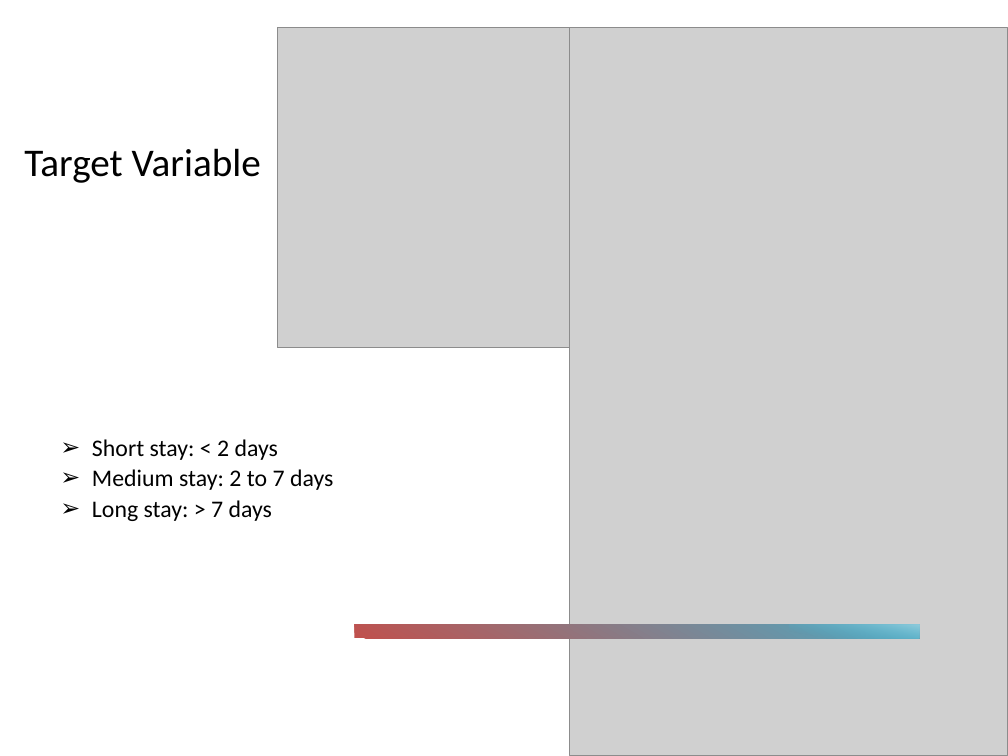
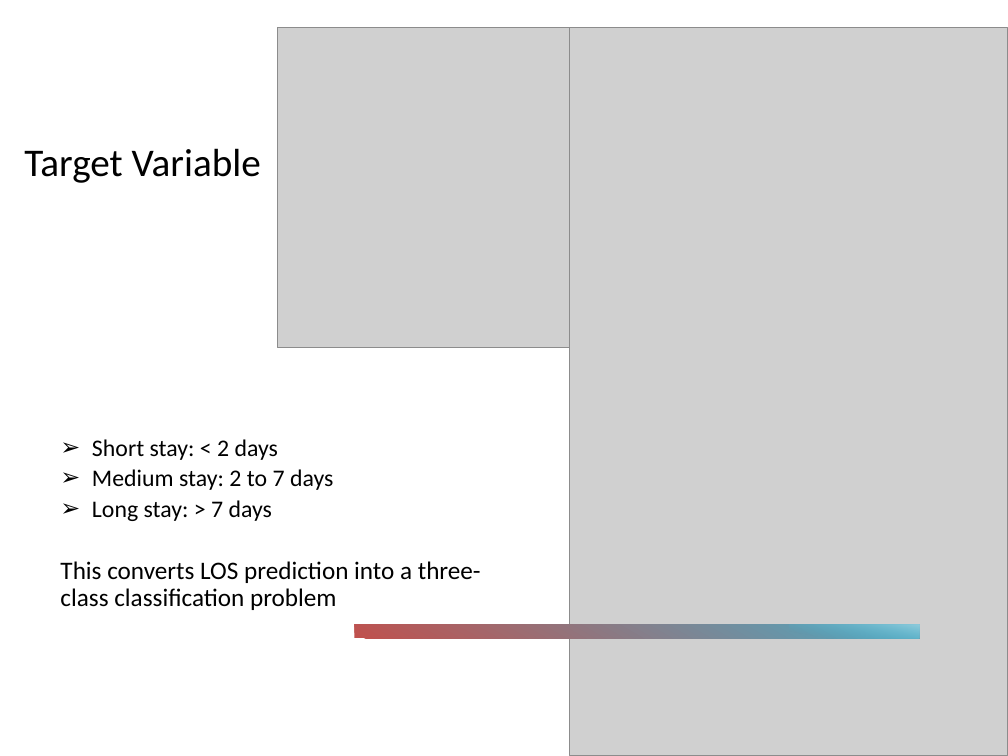
Before and after one commit to abhishekraman2001/AI-Health, a slide deck: slide 9 of akr3222-SelfLearningTuotorial.pptx (slide 8 before the commit). Drawn at 1008x756 pixels with LibreOffice and Linux fonts; fonts in the diff are those of the drawing; grey boxes stand for pictures. Boxes give left, top, right and bottom in pixels: in the first picture for what was removed or moved away, otherwise in the second. Text is boxed around its words. In the diff, an @@ line names an element or a change of style, - is before the commit and + after.

```diff
--- a/akr3222-SelfLearningTuotorial.pptx
+++ b/akr3222-SelfLearningTuotorial.pptx
@@ text at bbox=[60, 561, 481, 610]: paragraph added @@
+  This converts LOS prediction into a three-class classification problem
```
Also in this commit, not shown: 13 other slides changed, 2 slides added, 2 other files.
